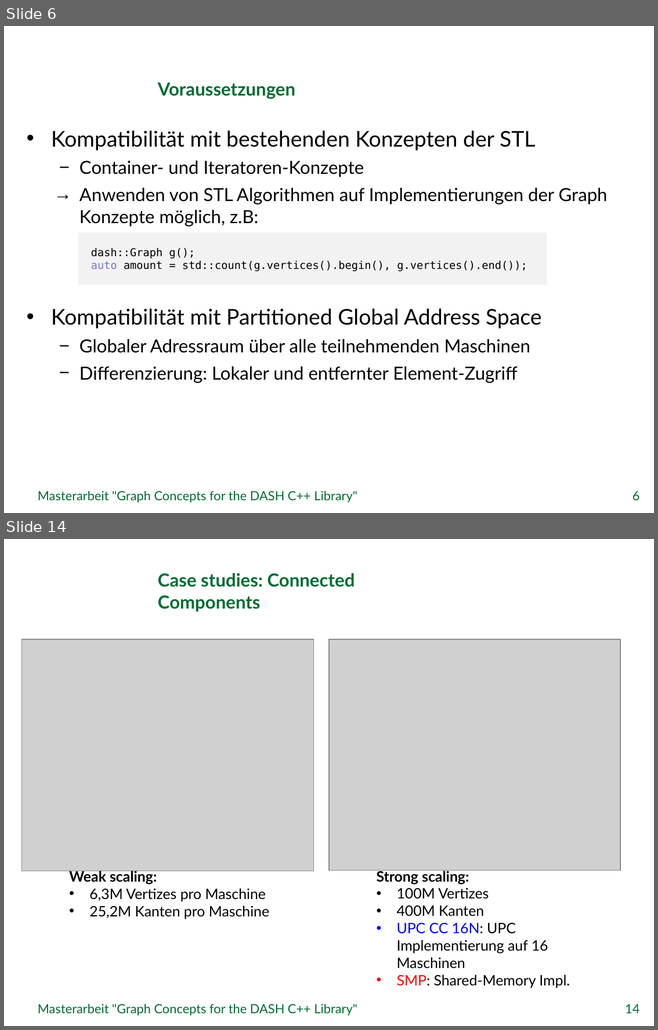
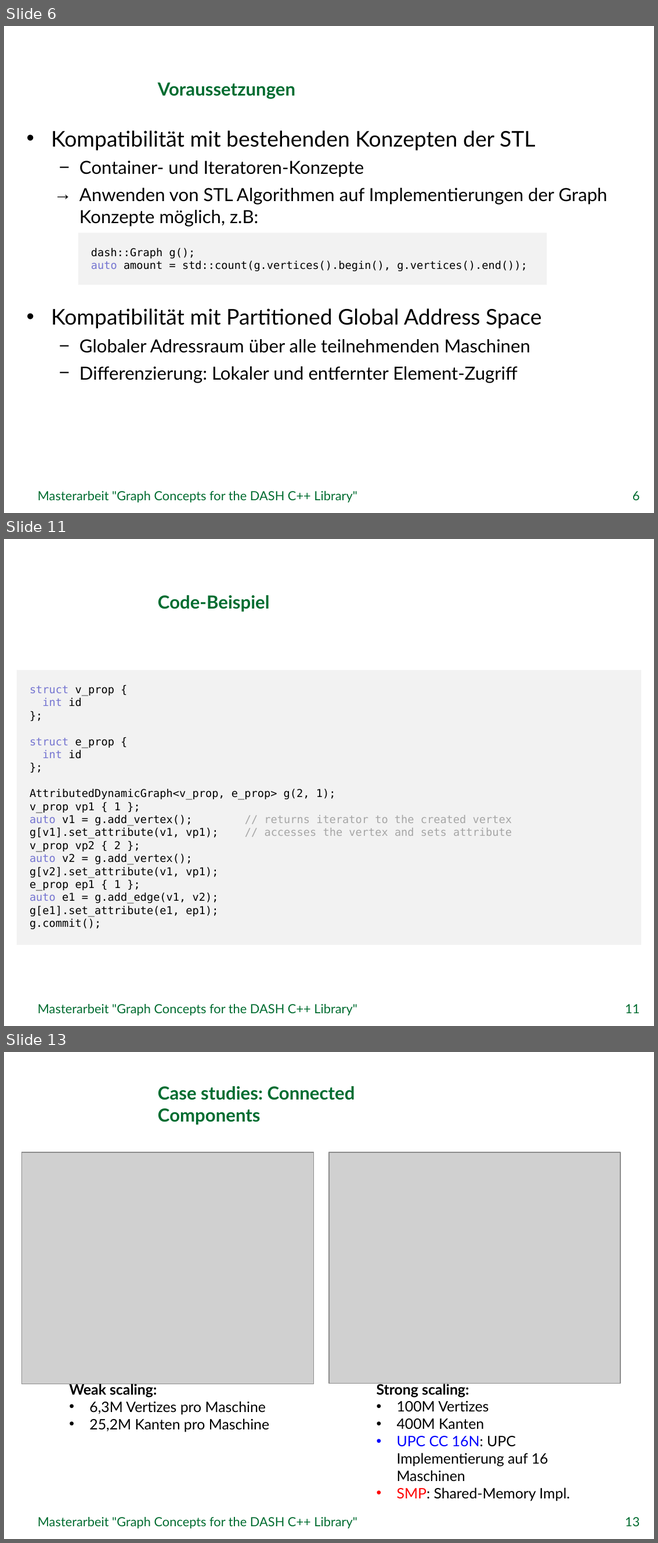
Before and after one commit to stiefn/dyn-data-structures-thesis, a slide deck: Folien/Abschlusssvortrag_Stefan_Effenberger.pptx. Shown one above the other, each under a label of ours: slides 6 and 14 before the commit, slides 6, 11 and 13 after it; the slides between them are not shown. The pictures are 658x1030 and 658x1543 pixels, drawn with LibreOffice and Linux fonts; fonts in the diff are those of the drawing; grey boxes stand for pictures; background and template pictures are left out. Boxes give left, top, right and bottom in pixels: in the first picture for what was removed or moved away, otherwise in the second. Text is boxed around its words. In the diff, an @@ line names an element or a change of style, - is before the commit and + after.

```diff
--- a/Folien/Abschlusssvortrag_Stefan_Effenberger.pptx
+++ b/Folien/Abschlusssvortrag_Stefan_Effenberger.pptx
@@ slide 11 added at (x1=4, y1=539, x2=654, y2=1026), background picture (left out) @@
@@ title added at (x1=158, y1=595, x2=270, y2=611), 20 pt, text #006C30, bold @@
+Code-Beispiel
@@ rectangle added at (x1=17, y1=670, x2=641, y2=945), fill #F2F2F2, 12 pt, text #000000 @@
+struct v_prop {
+int id
+};
+struct e_prop {
+int id
+};
+AttributedDynamicGraph<v_prop, e_prop> g(2, 1);
+v_prop vp1 { 1 };
+auto v1 = g.add_vertex(); // returns iterator to the created vertex
+g[v1].set_attribute(v1, vp1); // accesses the vertex and sets attribute
+v_prop vp2 { 2 };
+auto v2 = g.add_vertex();
+g[v2].set_attribute(v1, vp1);
+e_prop ep1 { 1 };
+auto e1 = g.add_edge(v1, v2);
+g[e1].set_attribute(e1, ep1);
+g.commit();
@@ text added at (x1=38, y1=1004, x2=357, y2=1016), 14 pt, text #006C30 @@
+Masterarbeit "Graph Concepts for the DASH C++ Library"
@@ page number added at (x1=625, y1=1004, x2=639, y2=1013), 14 pt, text #006C30 @@
+11
@@ what was slide 14 is now slide 13 @@
@@ page number at (x1=625, y1=1517, x2=639, y2=1526): text changed @@
-14
+13
```
Also in this commit, not shown: 9 slides changed, 1 other slide added, 2 slides removed, 1 other file.
